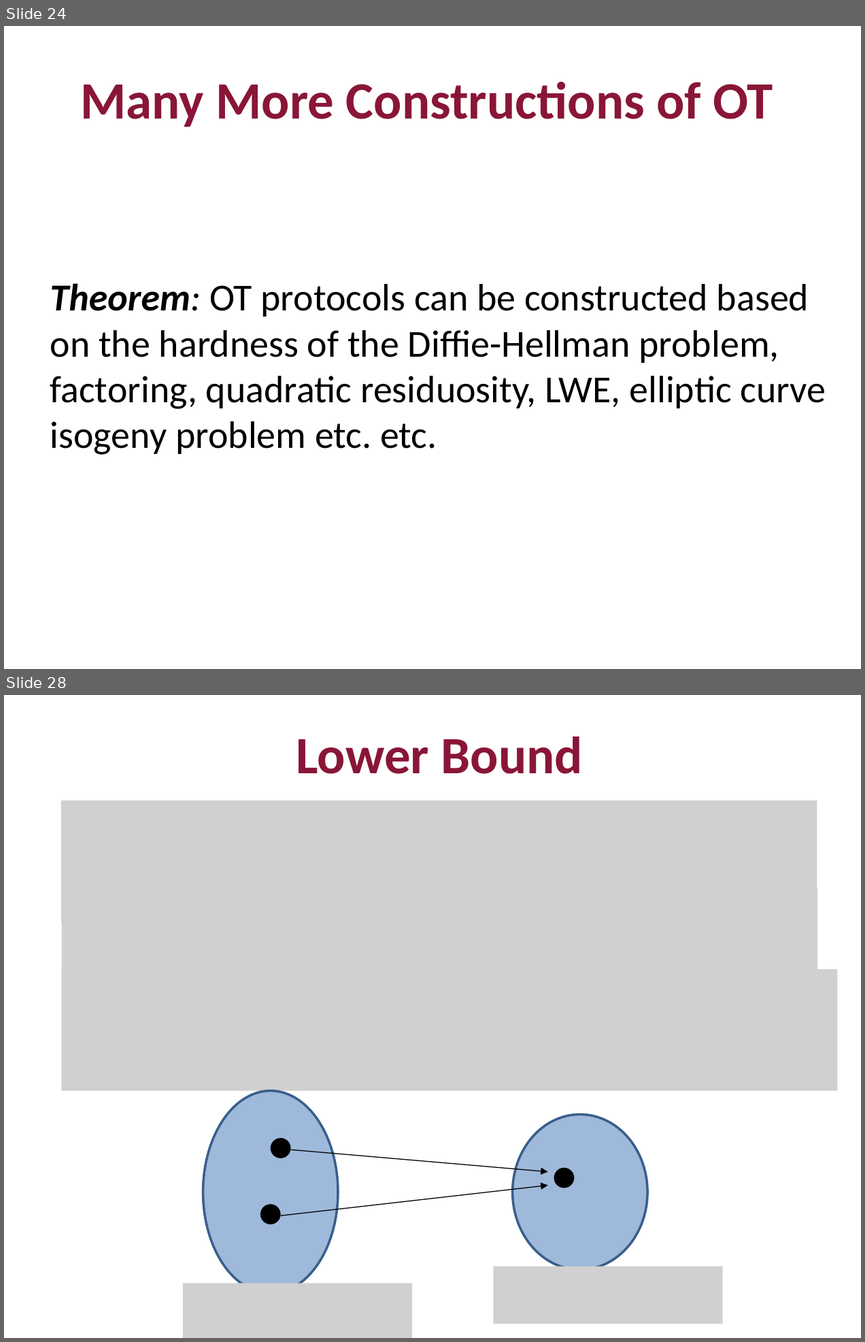
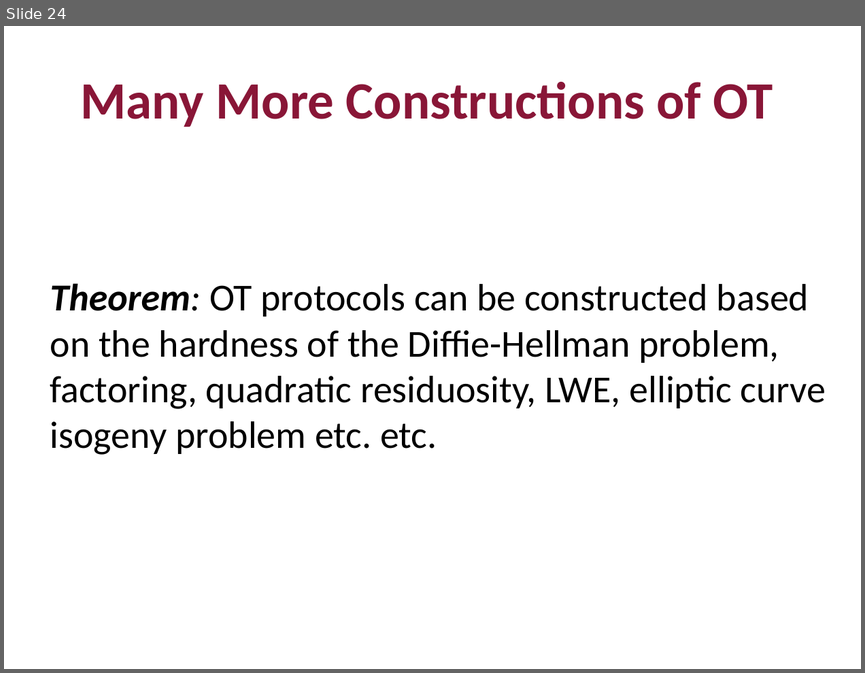
Before and after one commit to mit6875/mit6875.github.io, a slide deck: FA22SLIDES/lec21.pptx. Shown one above the other, each under a label of ours: slides 24 and 28 before the commit, slide 24 after it; the slides between them are not shown. The pictures are 865x1342 and 865x673 pixels, drawn with LibreOffice and Linux fonts; fonts in the diff are those of the drawing; grey boxes stand for pictures. Boxes give left, top, right and bottom in pixels: in the first picture for what was removed or moved away, otherwise in the second. Text is boxed around its words. In the diff, an @@ line names an element or a change of style, - is before the commit and + after.

```diff
--- a/FA22SLIDES/lec21.pptx
+++ b/FA22SLIDES/lec21.pptx
@@ slide 28 removed at (4, 695, 861, 1338), background #FFFFFF @@
@@ title removed at (296, 736, 582, 774) @@
-Lower Bound
@@ picture removed at (61, 800, 817, 922) @@
@@ picture removed at (61, 888, 817, 1009) @@
@@ picture removed at (61, 969, 838, 1091) @@
@@ ellipse removed at (203, 1091, 337, 1293) @@
@@ ellipse removed at (512, 1114, 647, 1269) @@
@@ group removed at (260, 1138, 575, 1225): 3 ellipses, 2 arrows @@
@@ picture removed at (493, 1266, 723, 1323) @@
@@ picture removed at (183, 1283, 413, 1338) @@
```
Also in this commit, not shown: 1 slide changed, 14 slides added, 9 other slides removed, 1 other file.
